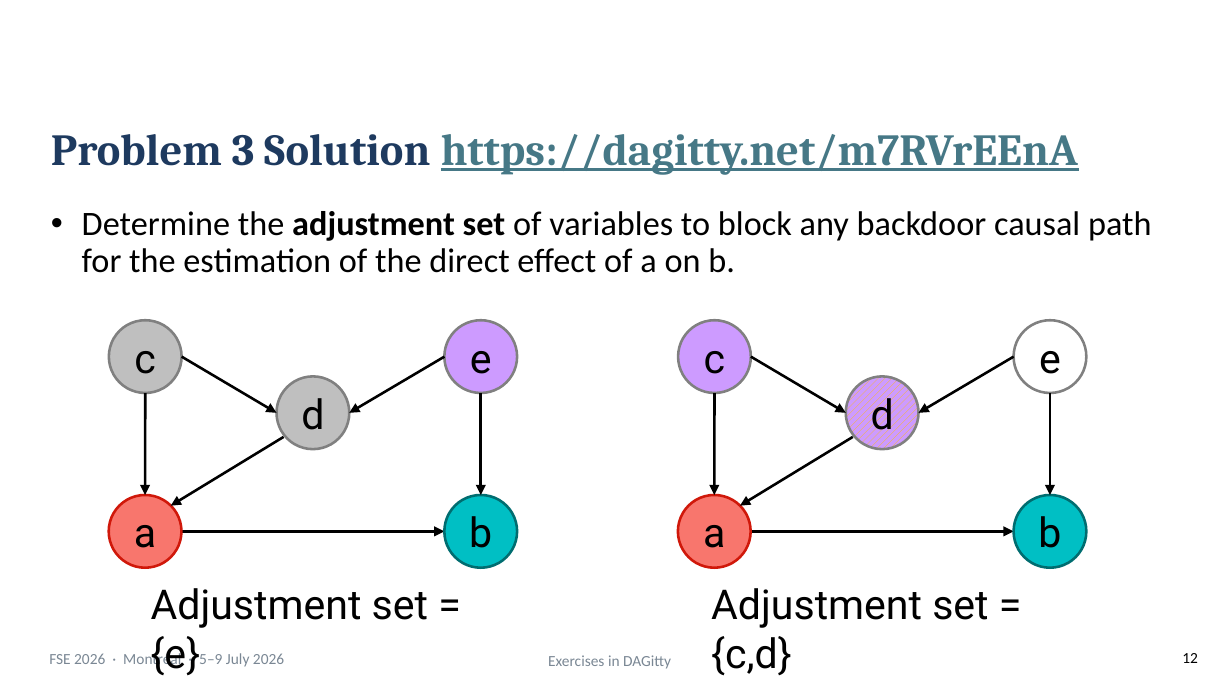
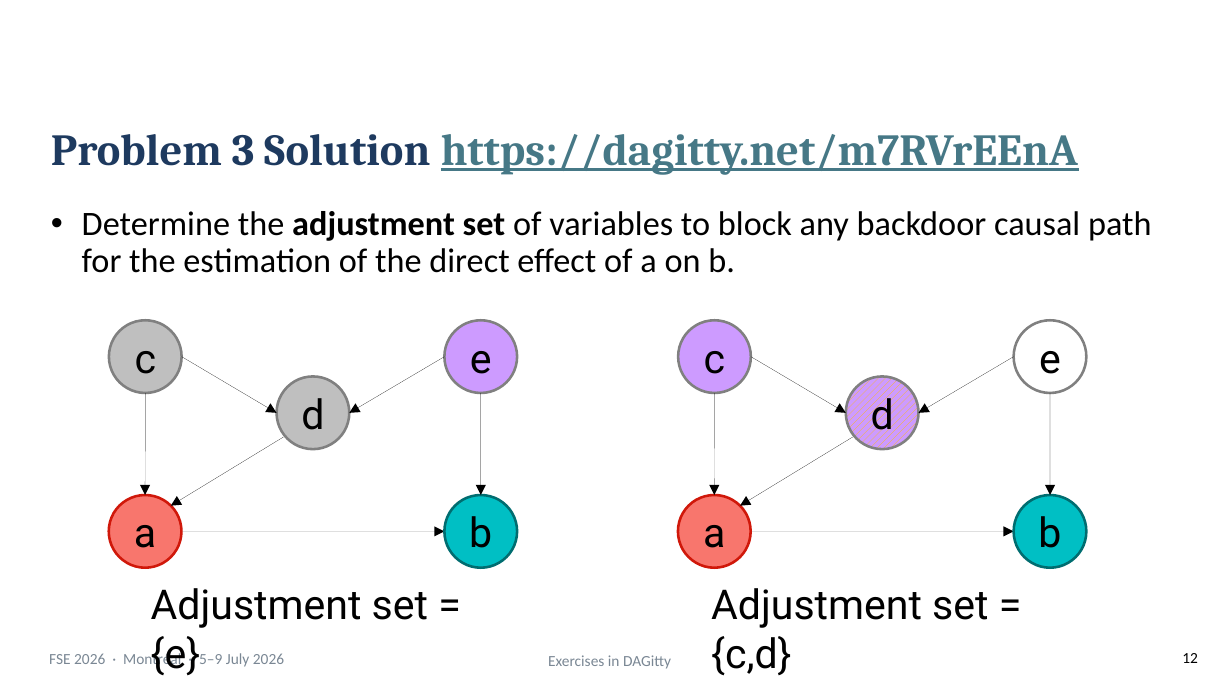
Before and after one commit to martinheyn/CI4SE_Tutorial, a slide deck: slide 12 of slides/Part 4 DAGitty Exercises.pptx. Drawn at 1232x693 pixels with LibreOffice and Linux fonts; fonts in the diff are those of the drawing; background and template pictures are left out. Boxes give left, top, right and bottom in pixels: in the first picture for what was removed or moved away, otherwise in the second. Text is boxed around its words. In the diff, an @@ line names an element or a change of style, - is before the commit and + after.

```diff
--- a/slides/Part 4 DAGitty Exercises.pptx
+++ b/slides/Part 4 DAGitty Exercises.pptx
@@ arrow (181, 356) - (276, 413): stroke #000000 1.5 pt to #000000 0.75 pt @@
@@ arrow (445, 356) - (350, 413): stroke #000000 1.5 pt to #000000 0.75 pt @@
@@ arrow (750, 356) - (846, 413): stroke #000000 1.5 pt to #000000 0.75 pt @@
@@ arrow (1014, 356) - (919, 413): stroke #000000 1.5 pt to #000000 0.75 pt @@
@@ arrow (145, 393) - (145, 495): stroke #000000 1.5 pt to #000000 0.75 pt @@
@@ arrow (480, 393) - (480, 495): stroke #000000 1.5 pt to #000000 0.75 pt @@
@@ arrow (715, 393) - (715, 495): stroke #000000 1.5 pt to #000000 0.75 pt @@
@@ arrow (1050, 393) - (1050, 495): stroke #000000 1.5 pt to #000000 0.75 pt @@
@@ arrow (283, 437) - (171, 505): stroke #000000 1.5 pt to #000000 0.75 pt @@
@@ arrow (853, 437) - (740, 505): stroke #000000 1.5 pt to #000000 0.75 pt @@
@@ arrow (181, 531) - (445, 531): stroke #000000 1.5 pt to #000000 0.75 pt @@
@@ arrow (750, 531) - (1014, 531): stroke #000000 1.5 pt to #000000 0.75 pt @@
```
Also in this commit, not shown: 10 other slides changed, 3 other files.
